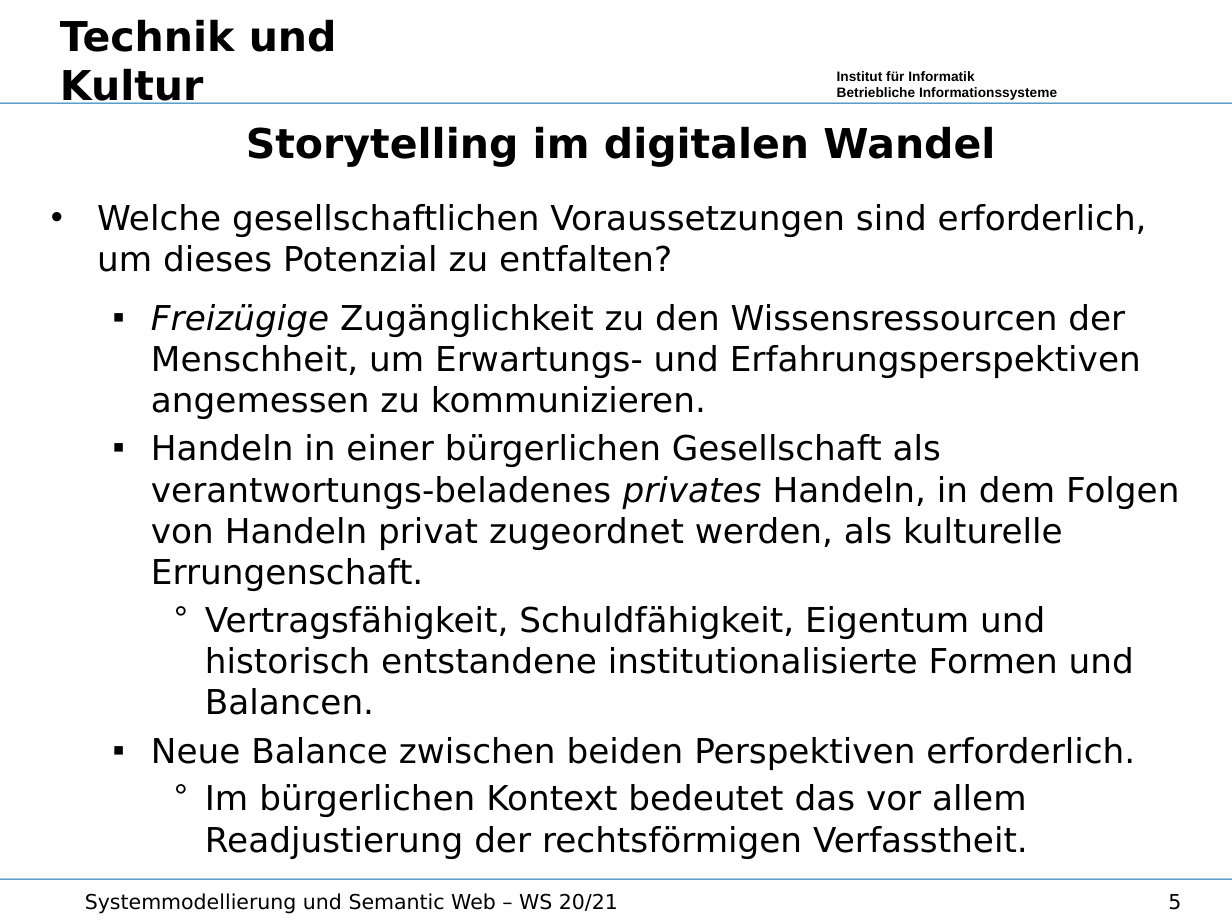
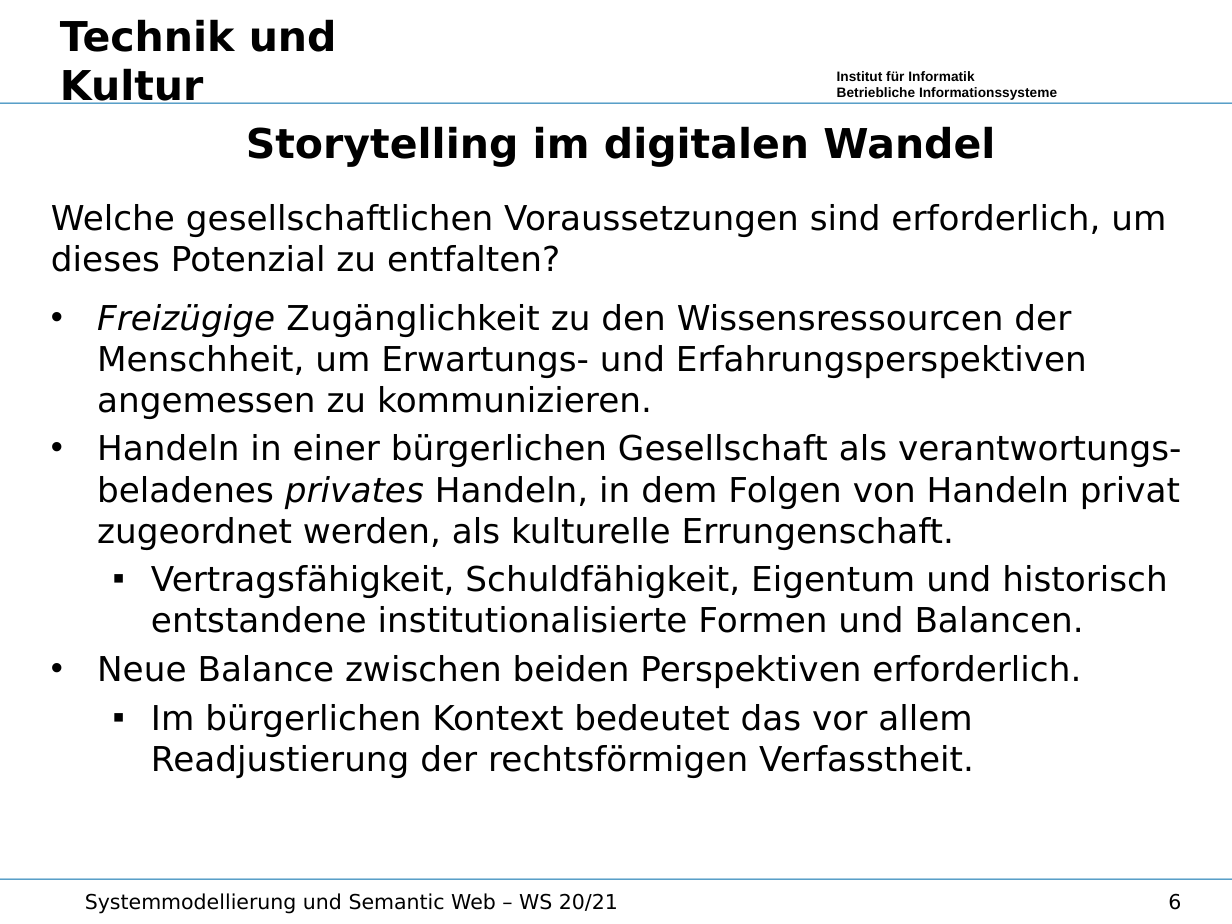
Before and after one commit to wumm-project/Leipzig-Seminar, a slide deck: slide 6 of Wintersemester-2020/Vorlesung/Storytelling.odp (slide 5 before the commit). Drawn at 1232x924 pixels with LibreOffice and Linux fonts; fonts in the diff are those of the drawing; background and template pictures are left out. Boxes give left, top, right and bottom in pixels: in the first picture for what was removed or moved away, otherwise in the second. Text is boxed around its words. In the diff, an @@ line names an element or a change of style, - is before the commit and + after.

```diff
--- a/Wintersemester-2020/Vorlesung/Storytelling.odp
+++ b/Wintersemester-2020/Vorlesung/Storytelling.odp
@@ text at (x1=51, y1=204, x2=1182, y2=778): bullet • to none; bullet ▪ to •; list level 2 to 1 in "Freizügige Zugänglichkeit zu den Wissensressourcen ..."; list level 2 to 1 in "Handeln in einer bürgerlichen Gesellschaft ..."; bullet ° to ▪; list level 3 to 2 in "Vertragsfähigkeit, Schuldfähigkeit, Eigentum und historisch ..."; list level 2 to 1 in "Neue Balance zwischen beiden Perspektiven ..."; list level 3 to 2 in "Im bürgerlichen Kontext bedeutet das ..." @@
@@ page number at (x1=1168, y1=893, x2=1181, y2=910): text changed @@
-5
+6
```
Also in this commit, not shown: 5 other slides changed, 1 slide added, 21 slides removed, 6 other files.
